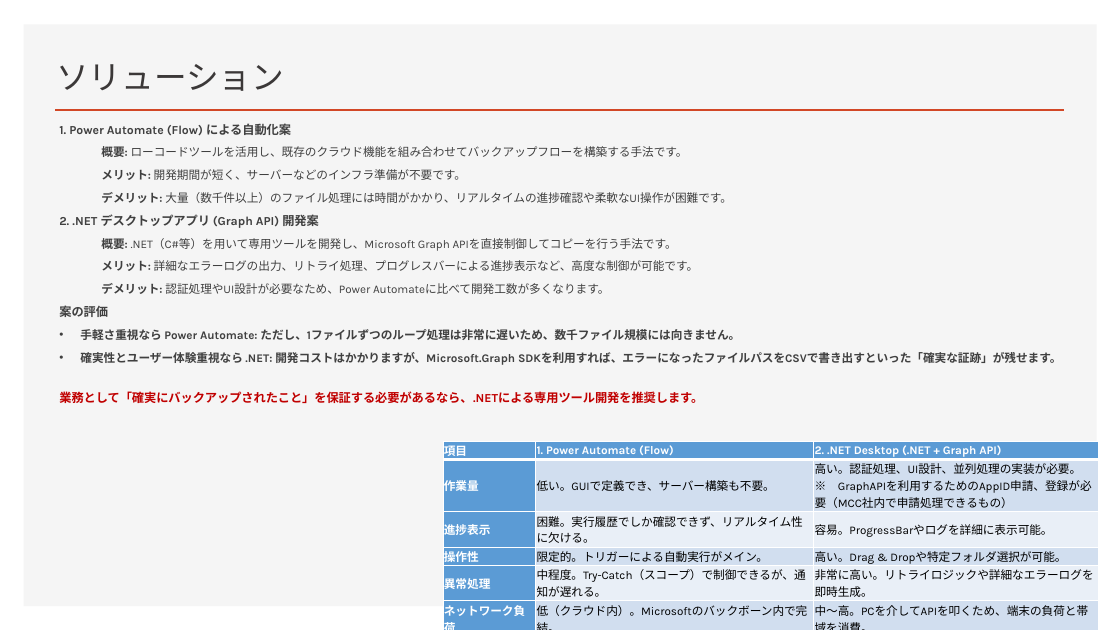
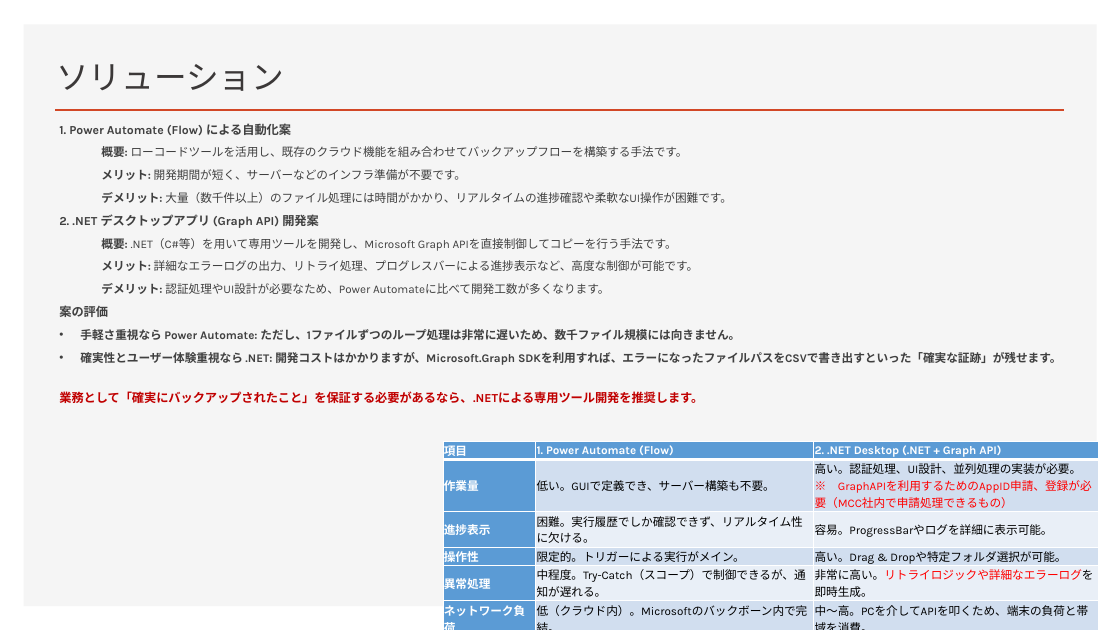
Before and after one commit to 0494938/Notes--CMS-Online, a slide deck: slide 3 of OneDrive⇒SharePointファイルコピー欠落.pptx. Drawn at 1120x630 pixels with LibreOffice and Linux fonts; fonts in the diff are those of the drawing. Boxes give left, top, right and bottom in pixels: in the first picture for what was removed or moved away, otherwise in the second. Text is boxed around its words. In the diff, an @@ line names an element or a change of style, - is before the commit and + after.

```diff
--- a/OneDrive⇒SharePointファイルコピー欠落.pptx
+++ b/OneDrive⇒SharePointファイルコピー欠落.pptx
@@ table at (443, 441, 1098, 620) @@
-row 4, column 2: 限定的。トリガーによる自動実行がメイン。
+row 4, column 2: 限定的。トリガーによる実行がメイン。
@@ text colour #000000 to #FF0000 in "※ GraphAPIを利用するためのAppID申請、登録が必要（MCC社内で申請処理できるもの）", "非常に高い。リトライロジックや詳細なエラーログを即時生成。" @@
```
Also in this commit, not shown: 2 other slides changed, 3 other files.
